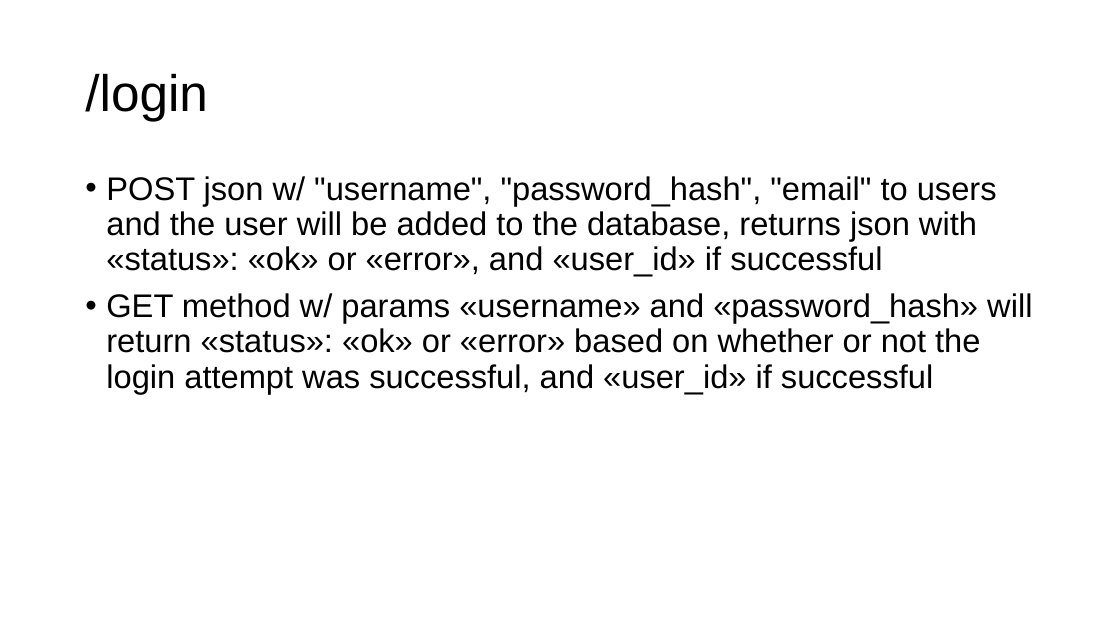
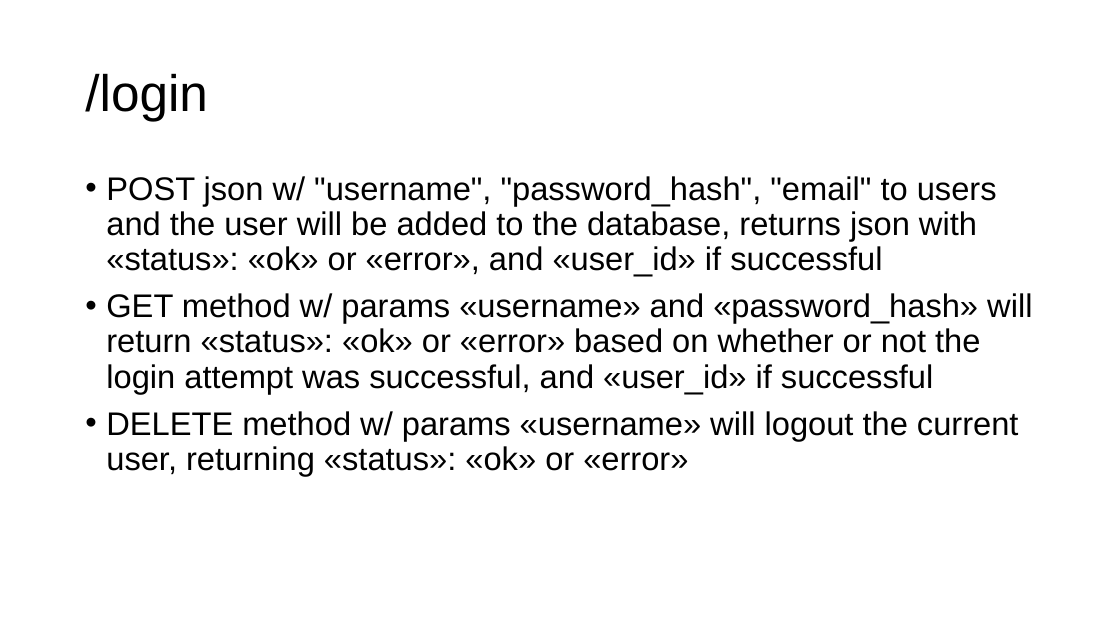
Before and after one commit to gmfk07/iu2018-backend, a slide deck: slide 16 of iu-spec-backend.pptx. Drawn at 1120x630 pixels with LibreOffice and Linux fonts; fonts in the diff are those of the drawing. Boxes give left, top, right and bottom in pixels: in the first picture for what was removed or moved away, otherwise in the second. Text is boxed around its words. In the diff, an @@ line names an element or a change of style, - is before the commit and + after.

Commit message:
Login

```diff
--- a/iu-spec-backend.pptx
+++ b/iu-spec-backend.pptx
@@ text at bbox=[106, 411, 1019, 476]: paragraph added @@
+• DELETE method w/ params «username» will logout the current user, returning «status»: «ok» or «error»
```
Also in this commit, not shown: 4 other slides changed, 4 other files.
